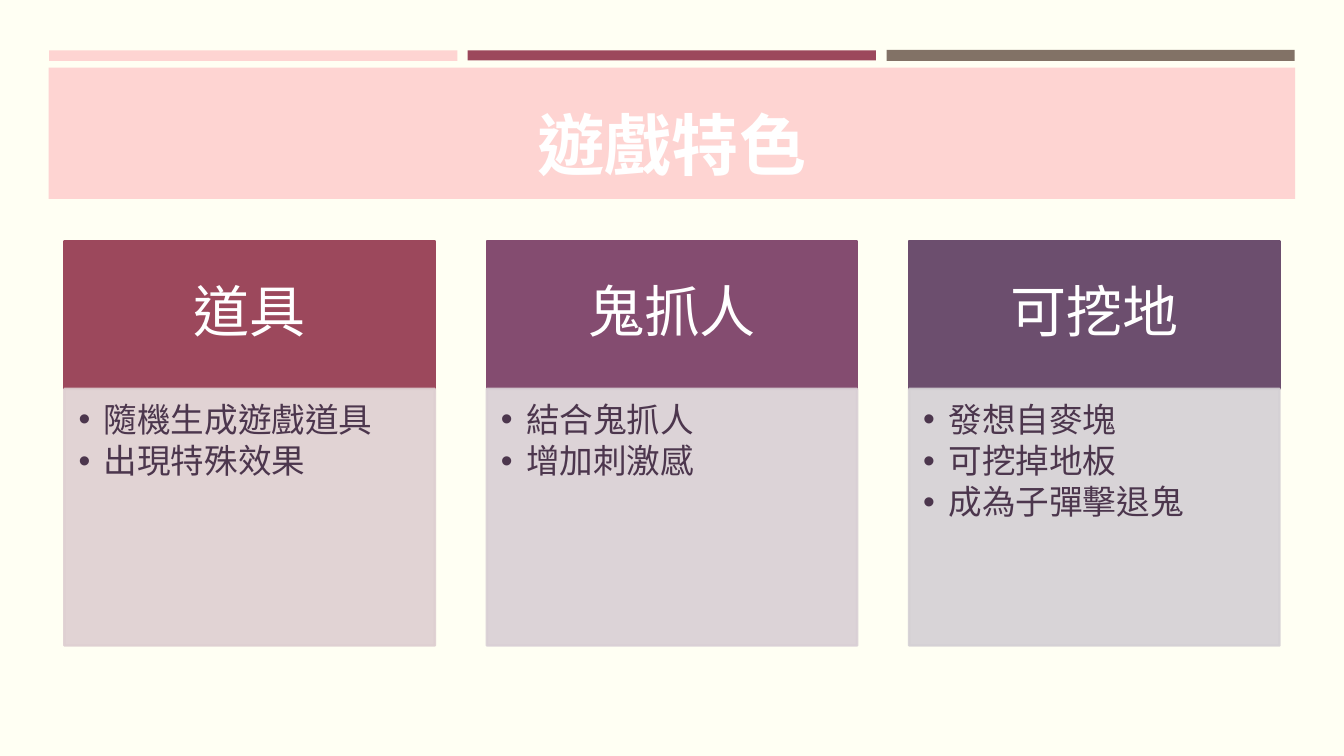
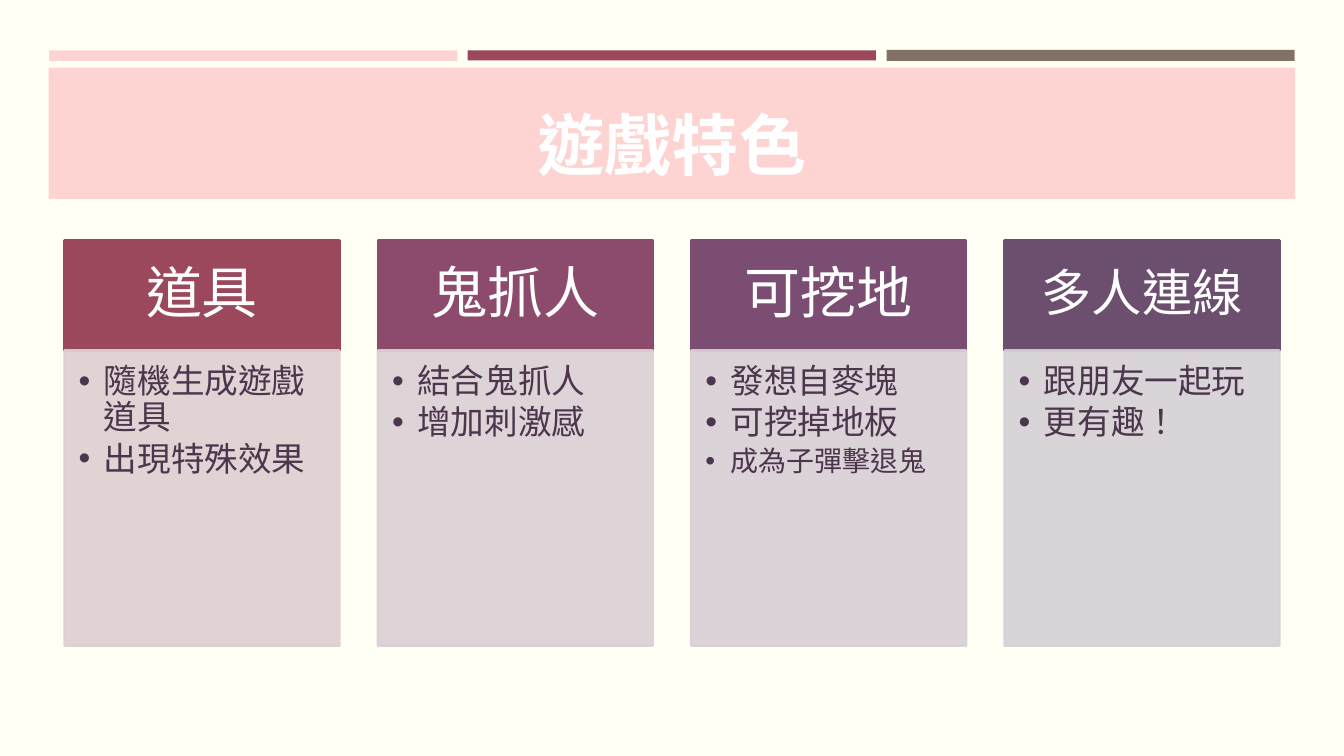
Before and after one commit to FalconLee1011/Java-Final, a slide deck: slide 3 of PPT/JAVA Final project.pptx. Drawn at 1344x756 pixels with LibreOffice and Linux fonts; fonts in the diff are those of the drawing. Boxes give left, top, right and bottom in pixels: in the first picture for what was removed or moved away, otherwise in the second. Text is boxed around its words. In the diff, an @@ line names an element or a change of style, - is before the commit and + after.

```diff
--- a/PPT/JAVA Final project.pptx
+++ b/PPT/JAVA Final project.pptx
@@ text "道具": place and size @@
-text "道具" at [194,285,306,337]
+text "道具" at [146,266,258,318]
@@ rectangle: place and size @@
-rectangle at [65,241,436,389]
+rectangle at [65,241,340,351]
@@ text "鬼抓人": place and size @@
-text "鬼抓人" at [588,284,756,337]
+text "鬼抓人" at [431,265,599,318]
@@ rectangle removed at [487,241,858,389] @@
@@ text "可挖地": place and size @@
-text "可挖地" at [1010,285,1178,337]
+text "可挖地" at [745,266,913,318]
@@ rectangle: place and size @@
-rectangle at [909,241,1280,389]
+rectangle at [1005,241,1280,351]
@@ text "隨機生成遊戲道具": place and size @@
-text "隨機生成遊戲道具" at [104,404,373,476]
+text "隨機生成遊戲道具" at [104,365,306,474]
@@ text "隨機生成遊戲道具" at [104,365,306,474]: bullet • to •• @@
@@ rectangle: place and size @@
-rectangle at [65,389,436,646]
+rectangle at [65,351,340,646]
@@ text "結合鬼抓人" at [417,364,585,437]: bullet • to •• @@
@@ text "結合鬼抓人": place and size @@
-text "結合鬼抓人" at [526,403,694,476]
+text "結合鬼抓人" at [417,364,585,437]
@@ text "發想自麥塊": place and size @@
-text "發想自麥塊" at [948,403,1183,517]
+text "發想自麥塊" at [731,364,927,474]
@@ text "發想自麥塊" at [731,364,927,474]: size 24 to 20 pt in "成為子彈擊退鬼"; bullet • to •• @@
@@ rectangle: place and size @@
-rectangle at [909,389,1280,646]
+rectangle at [1005,351,1280,646]
@@ rectangle removed at [487,389,858,646] @@
@@ group added at [378,241,1246,646]: 4 rectangles, 2 texts @@
+多人連線
+  •• 跟朋友一起玩
+  •• 更有趣！
```
Also in this commit, not shown: 1 slide added.
